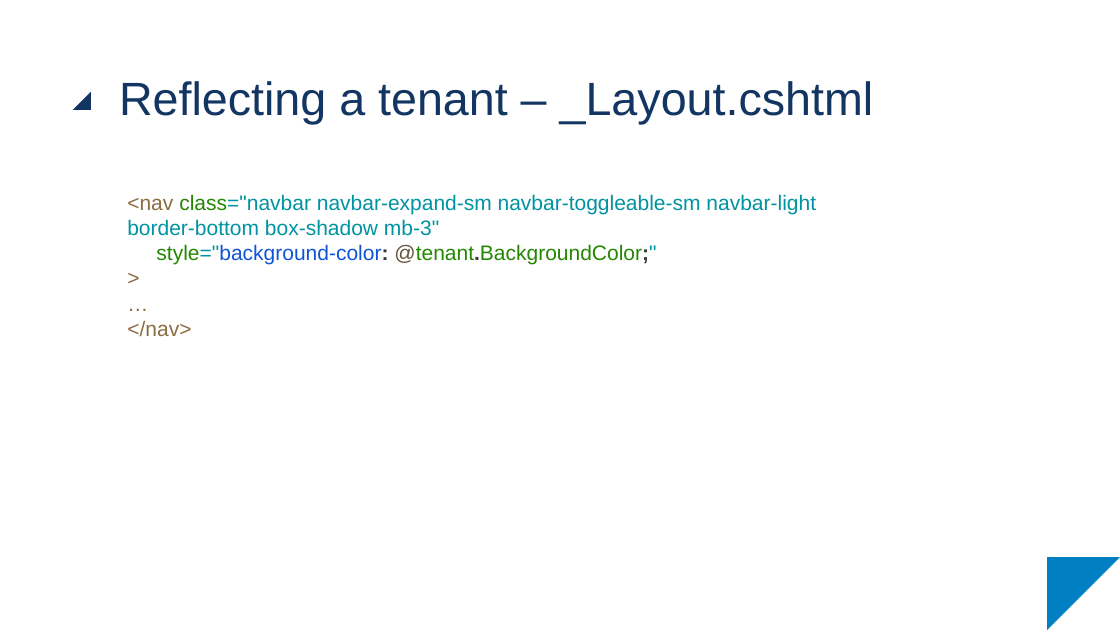
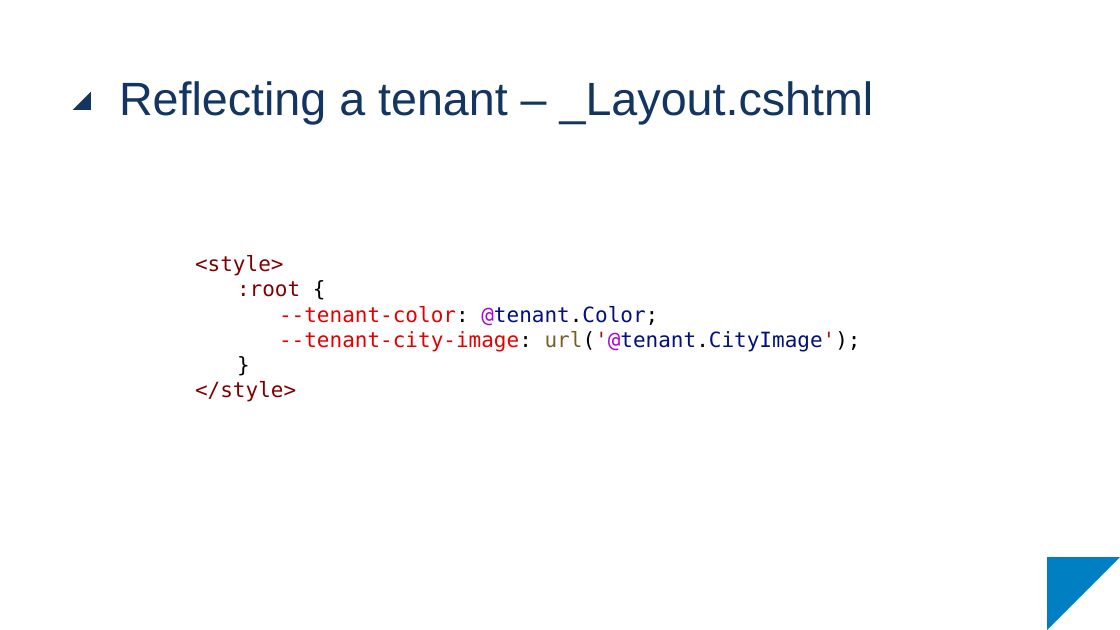
Before and after one commit to RubMertens/presentation-multi-tenant-apps, a slide deck: slide 37 of KdG - Multi-Tenant Applications.pptx. Drawn at 1120x630 pixels with LibreOffice and Linux fonts; fonts in the diff are those of the drawing. Boxes give left, top, right and bottom in pixels: in the first picture for what was removed or moved away, otherwise in the second. Text is boxed around its words. In the diff, an @@ line names an element or a change of style, - is before the commit and + after.

```diff
--- a/KdG - Multi-Tenant Applications.pptx
+++ b/KdG - Multi-Tenant Applications.pptx
@@ text removed at [127, 194, 816, 336] @@
-<nav class="navbar navbar-expand-sm navbar-toggleable-sm navbar-light border-bottom box-shadow mb-3"
-style="background-color: @tenant.BackgroundColor;"
->
-…
-</nav>
@@ text added at [195, 255, 861, 402], 18 pt, text #E50000 @@
+<style>
+  :root {
+    --tenant-color: @tenant.Color;
+    --tenant-city-image: url('@tenant.CityImage');
+  }
+</style>
```
Also in this commit, not shown: 5 other slides changed, 3 slides added, 2 slides removed.
